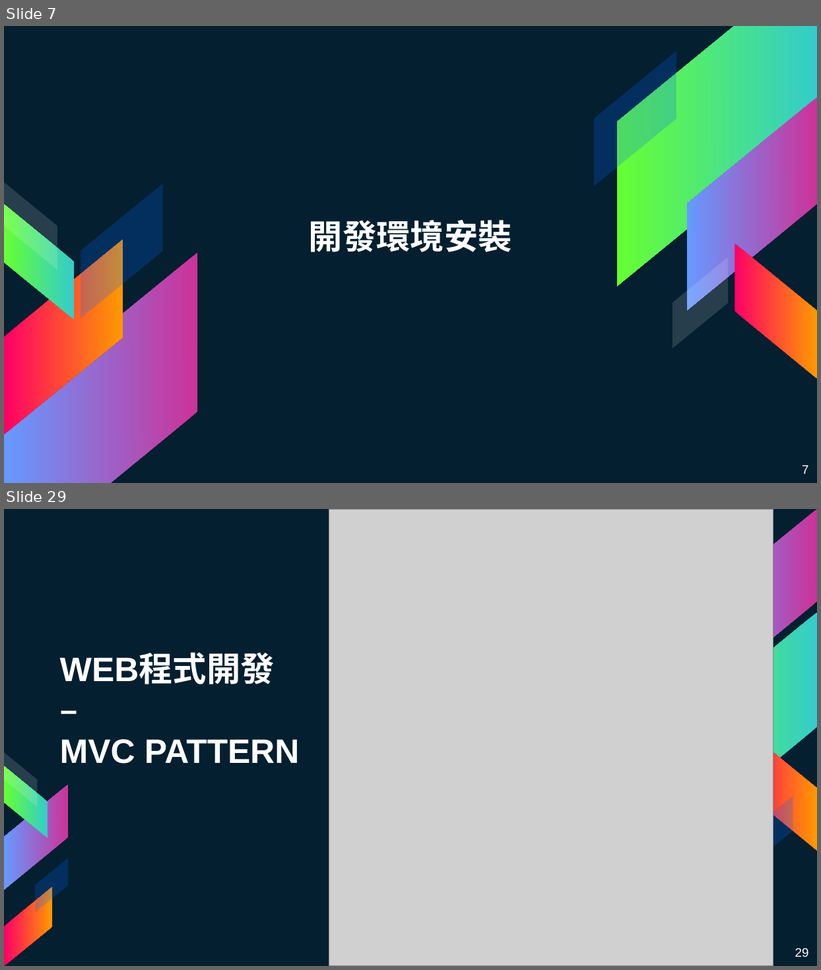
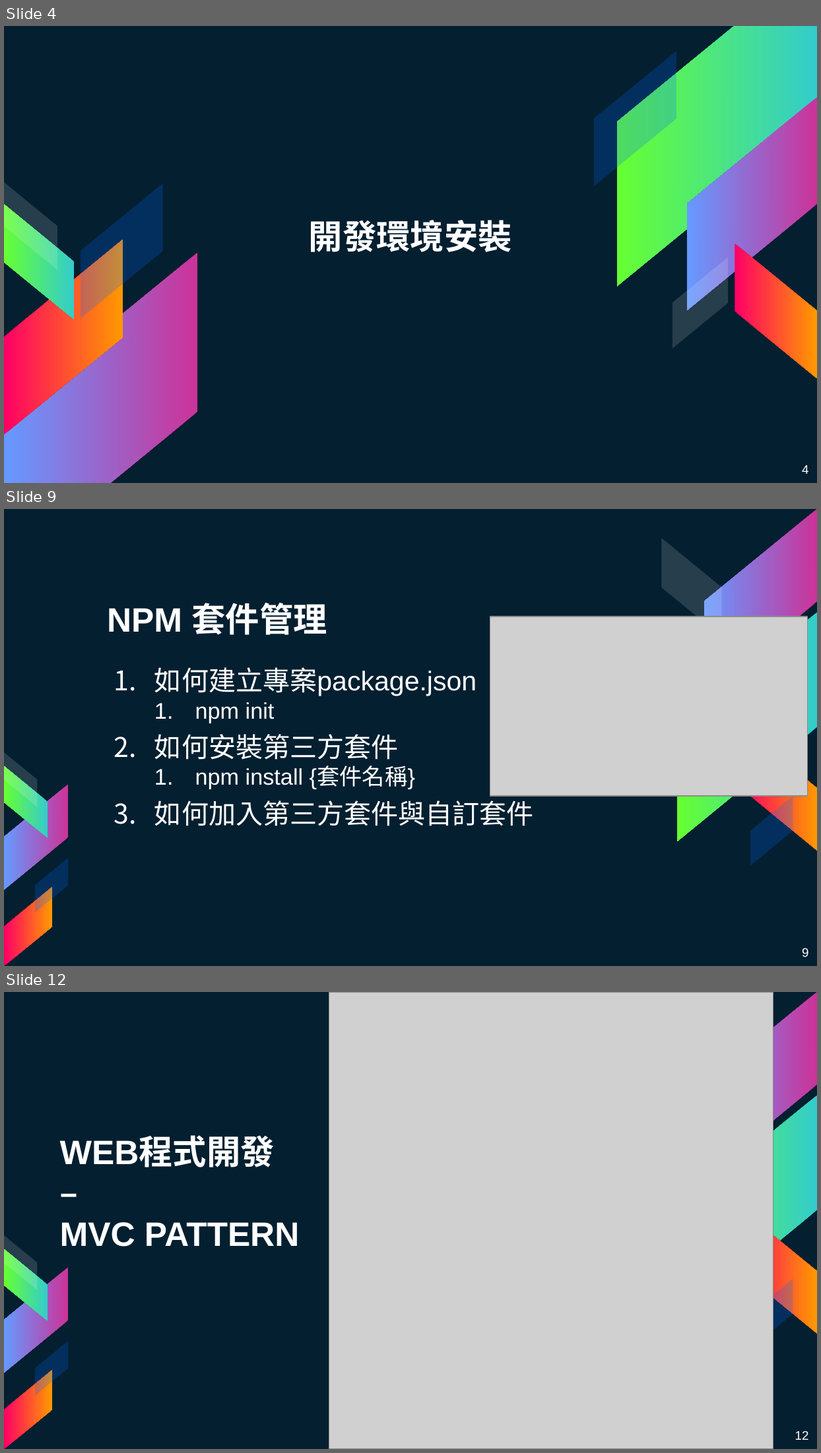
Before and after one commit to mmmaaaxxx77/NodeJS_YuanZe_Workshop, a slide deck: Documents/day2.pptx. Shown one above the other, each under a label of ours: slides 7 and 29 before the commit, slides 4, 9 and 12 after it; the slides between them are not shown. The pictures are 821x970 and 821x1453 pixels, drawn with LibreOffice and Linux fonts; fonts in the diff are those of the drawing; grey boxes stand for pictures. Boxes give left, top, right and bottom in pixels: in the first picture for what was removed or moved away, otherwise in the second. Text is boxed around its words. In the diff, an @@ line names an element or a change of style, - is before the commit and + after.

Commit message:
新增專案檔與投影片

```diff
--- a/Documents/day2.pptx
+++ b/Documents/day2.pptx
@@ slide 9 added at [4,509,817,966], background #041F30; not listed: 9 template elements that a slide beside it also shows @@
@@ parallelogram added at [661,538,721,636], fill #FFFFFF at 14% opacity @@
@@ title added at [107,603,327,635], 30 pt, text #FFFFFF, bold @@
+NPM 套件管理
@@ picture added at [490,617,808,796] @@
@@ text added at [154,667,534,826], 24 pt, text #FFFFFF @@
+1. 如何建立專案package.json
+  1. npm init
+2. 如何安裝第三方套件
+  1. npm install {套件名稱}
+3. 如何加入第三方套件與自訂套件
@@ page number added at [802,949,809,957], 11 pt, text #FFFFFF @@
+9
@@ what was slide 7 is now slide 4 @@
@@ page number at [802,466,809,474]: text changed @@
-7
+4
@@ what was slide 29 is now slide 12 @@
@@ page number at [795,1432,809,1440]: text changed @@
-29
+12
```
Also in this commit, not shown: 11 slides changed, 11 other slides added, 16 slides removed, 31 other files.
